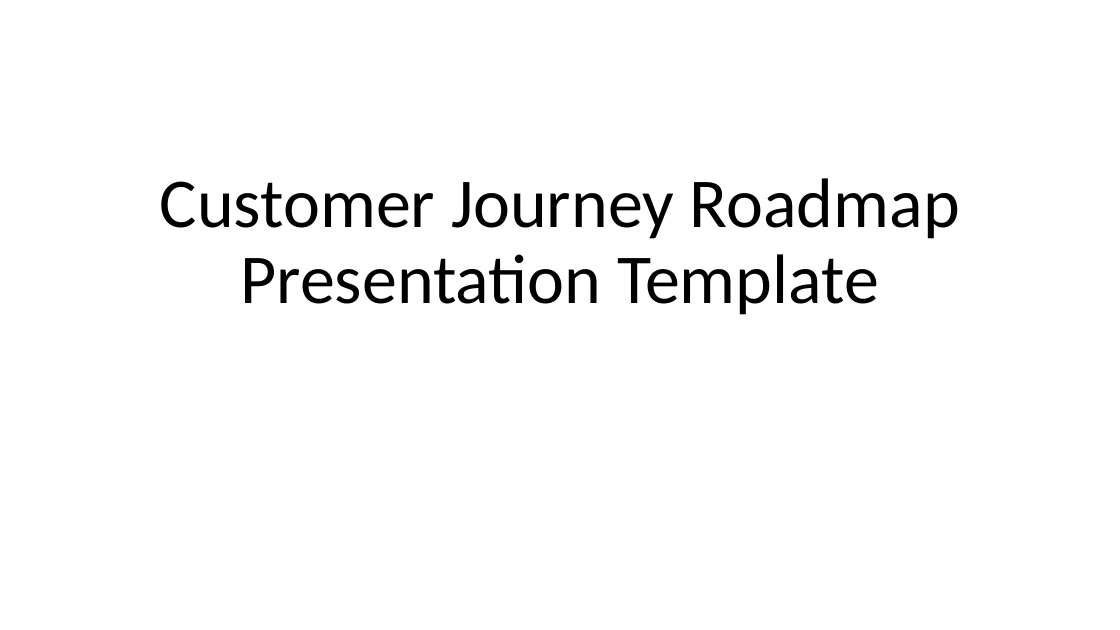
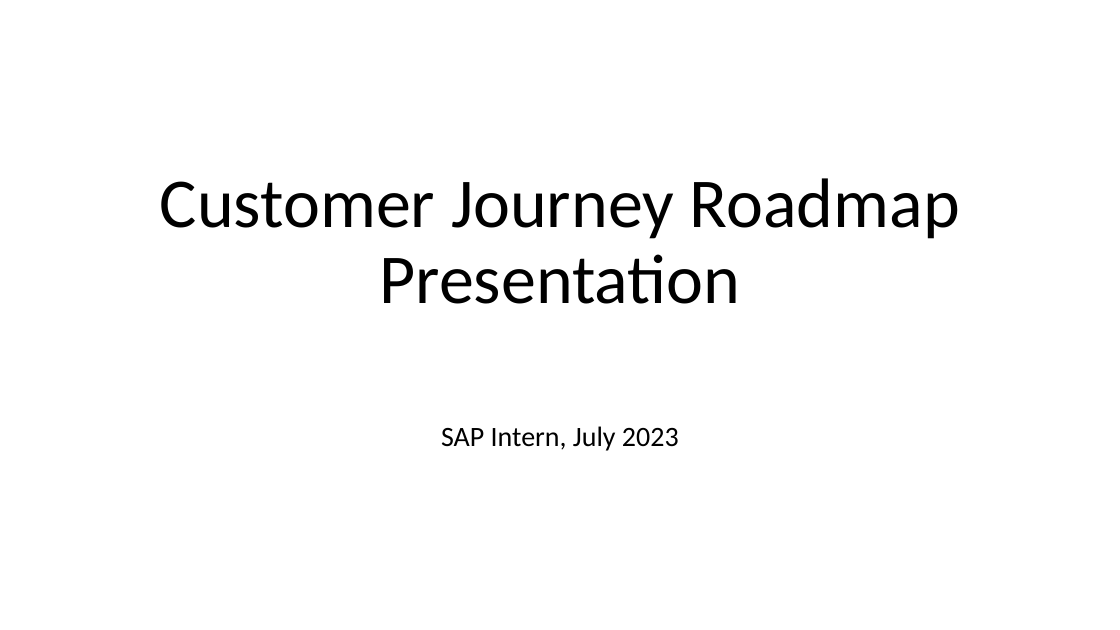
Before and after one commit to dennislamcv1/SAPConsultant, a slide deck: slide 1 of SAP Customer Engagement and Discovery/Course-3-Final-Project-Customer-Journey.pptx. Drawn at 1120x630 pixels with LibreOffice and Linux fonts; fonts in the diff are those of the drawing. Boxes give left, top, right and bottom in pixels: in the first picture for what was removed or moved away, otherwise in the second. Text is boxed around its words. In the diff, an @@ line names an element or a change of style, - is before the commit and + after.

```diff
--- a/SAP Customer Engagement and Discovery/Course-3-Final-Project-Customer-Journey.pptx
+++ b/SAP Customer Engagement and Discovery/Course-3-Final-Project-Customer-Journey.pptx
@@ title at (160, 178, 960, 304): text changed @@
-Customer Journey Roadmap Presentation Template
+Customer Journey Roadmap Presentation
@@ subtitle added at (441, 426, 679, 451), 24 pt, text #000000 @@
+SAP Intern, July 2023
```
Also in this commit, not shown: 2 other files.
